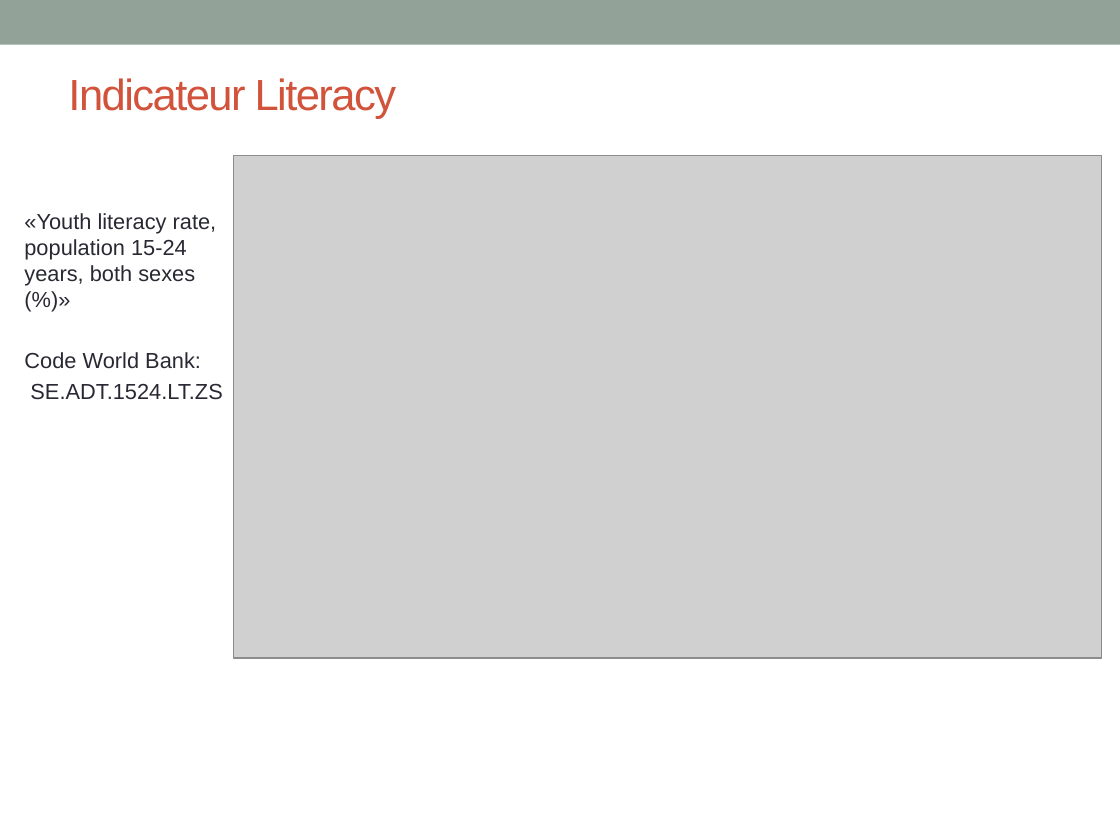
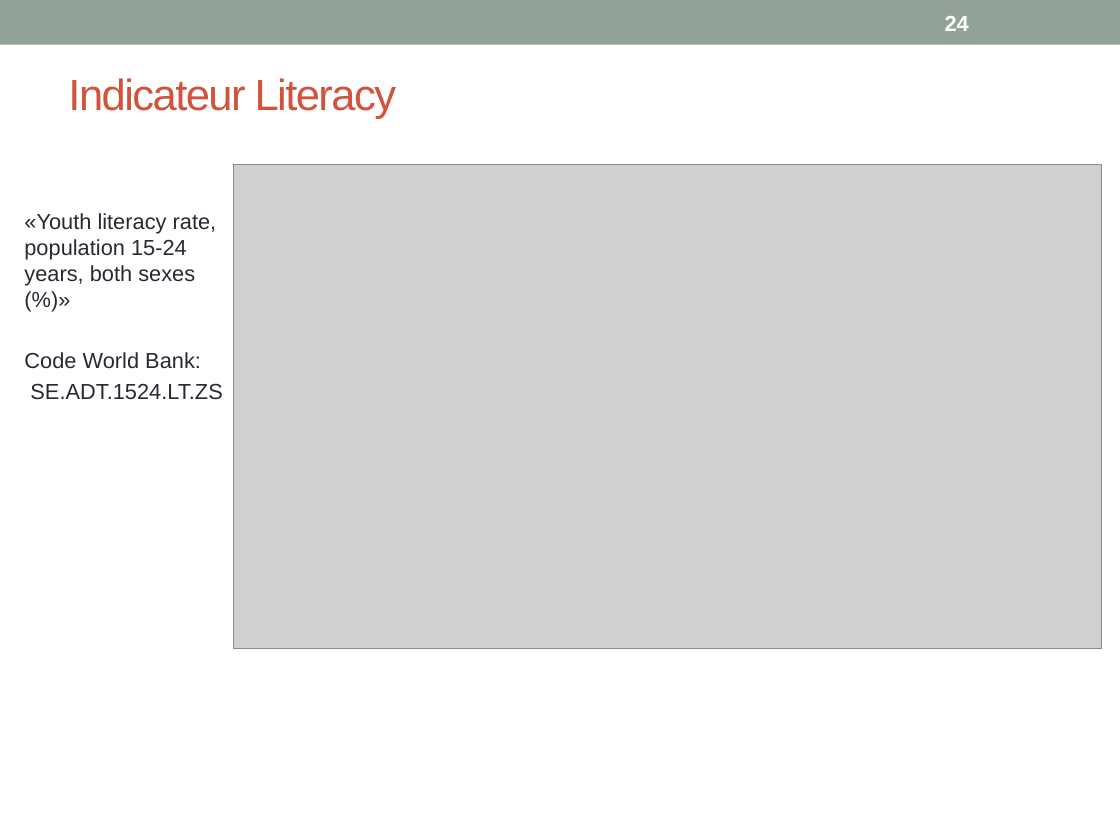
Before and after one commit to khub41/OC_P02, a slide deck: slide 24 of Presentation_P02.pptx (slide 23 before the commit). Drawn at 1120x840 pixels with LibreOffice and Linux fonts; fonts in the diff are those of the drawing; grey boxes stand for pictures. Boxes give left, top, right and bottom in pixels: in the first picture for what was removed or moved away, otherwise in the second. Text is boxed around its words. In the diff, an @@ line names an element or a change of style, - is before the commit and + after.

```diff
--- a/Presentation_P02.pptx
+++ b/Presentation_P02.pptx
@@ page number added at [945,16,969,31], 14 pt, text #FFFFFF, bold @@
+24
@@ picture: place and size @@
-picture at [234,156,1102,659]
+picture at [234,165,1102,648]
```
Also in this commit, not shown: 38 other slides changed, 2 slides added, 1 other file.
